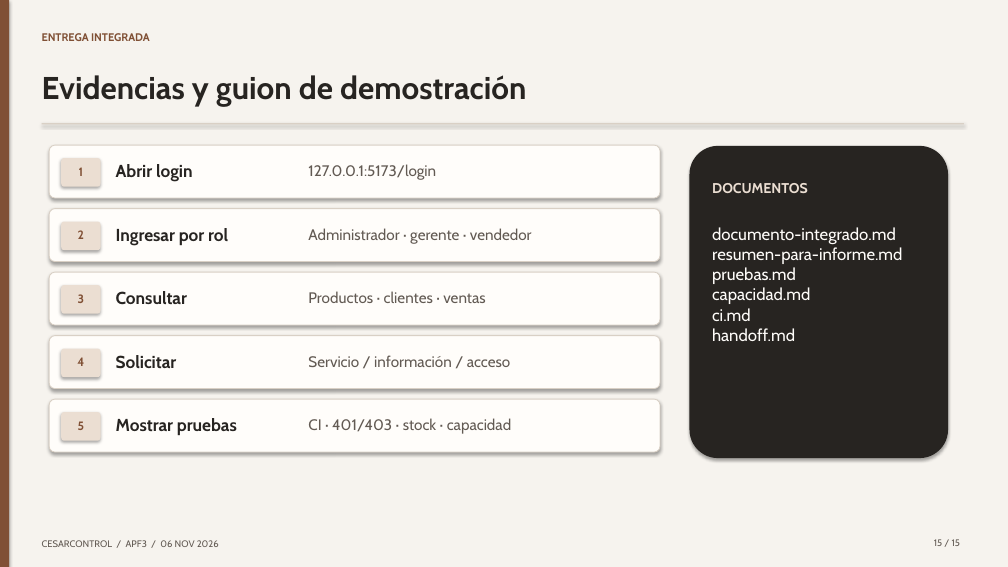
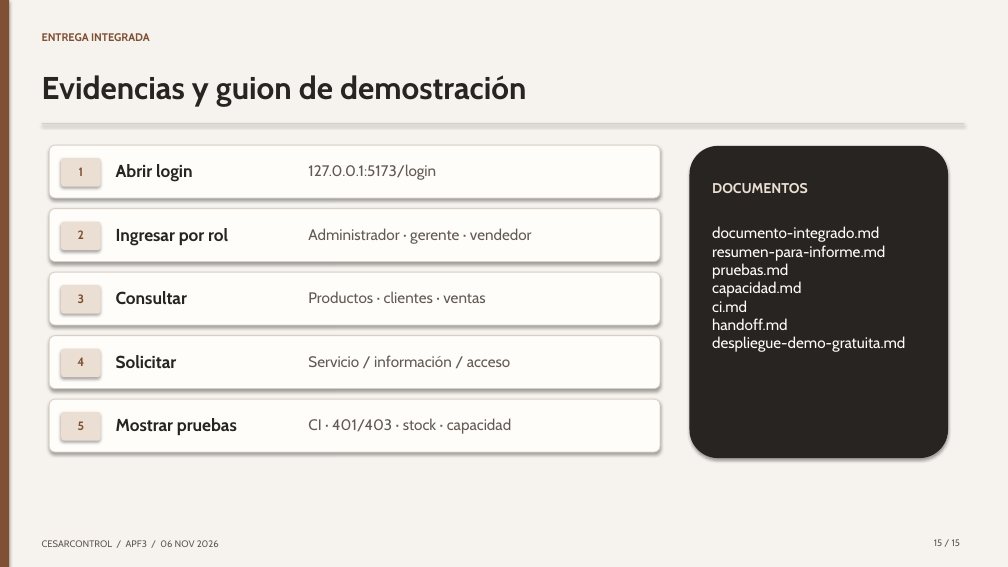
Before and after one commit to ErickVillarre/CesarCort-Control-Ventas, a slide deck: slide 15 of docs/APF3/Presentacion-APF3-CesarControl.pptx. Drawn at 1008x567 pixels with LibreOffice and Linux fonts; fonts in the diff are those of the drawing. Boxes give left, top, right and bottom in pixels: in the first picture for what was removed or moved away, otherwise in the second. Text is boxed around its words. In the diff, an @@ line names an element or a change of style, - is before the commit and + after.

Commit message:
APF3: preparar demo Railway y verificar contenedor en puerto dinamico

```diff
--- a/docs/APF3/Presentacion-APF3-CesarControl.pptx
+++ b/docs/APF3/Presentacion-APF3-CesarControl.pptx
@@ text at [712, 226, 905, 352]: text changed; size 16 to 14.5 pt @@
-documento-integrado.md
-resumen-para-informe.md
-pruebas.md
-capacidad.md
-ci.md
-handoff.md
+documento-integrado.md
+resumen-para-informe.md
+pruebas.md
+capacidad.md
+ci.md
+handoff.md
+despliegue-demo-gratuita.md
```
Also in this commit, not shown: 2 other slides changed, 11 other files.
